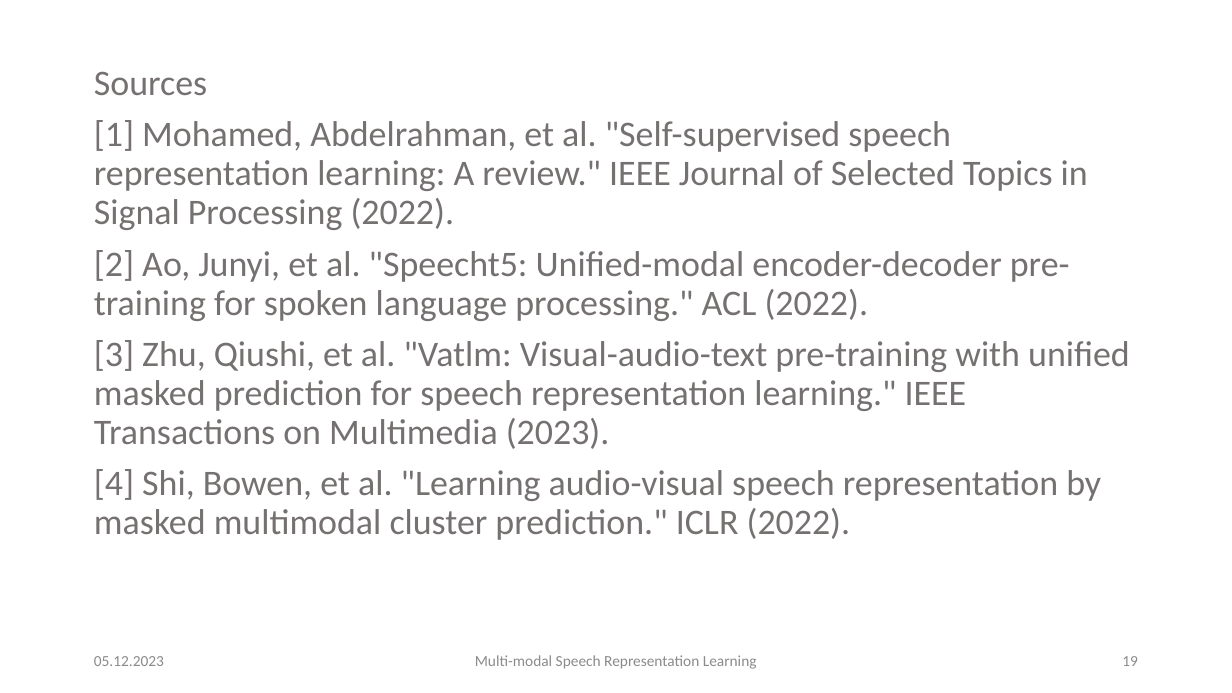
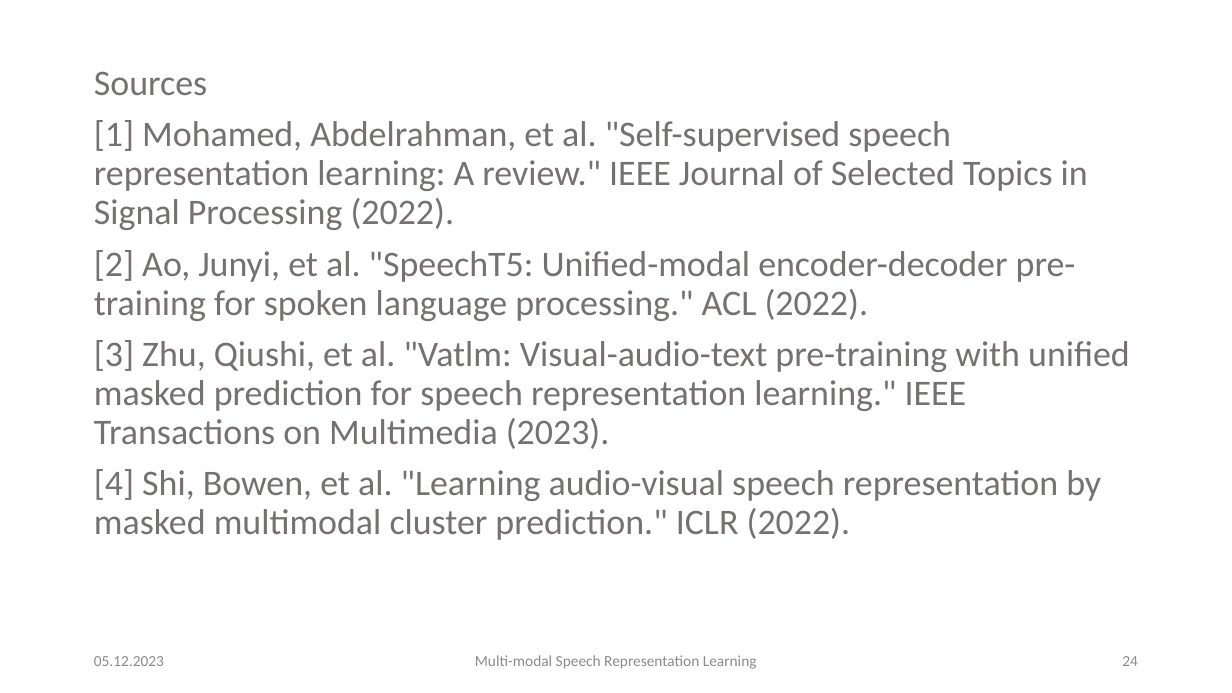
Before and after one commit to carlos-schmidt/nn-seminar, a slide deck: slide 24 of presentation.pptx (slide 19 before the commit). Drawn at 1232x693 pixels with LibreOffice and Linux fonts; fonts in the diff are those of the drawing. Boxes give left, top, right and bottom in pixels: in the first picture for what was removed or moved away, otherwise in the second. Text is boxed around its words. In the diff, an @@ line names an element or a change of style, - is before the commit and + after.

```diff
--- a/presentation.pptx
+++ b/presentation.pptx
@@ text at (94, 250, 1076, 321): text changed @@
-[2] Ao, Junyi, et al. "Speecht5: Unified-modal encoder-decoder pre-training for spoken language processing." ACL (2022).
+[2] Ao, Junyi, et al. "SpeechT5: Unified-modal encoder-decoder pre-training for spoken language processing." ACL (2022).
@@ page number at (1122, 656, 1138, 666): text changed @@
-19
+24
```
Also in this commit, not shown: 19 other slides changed, 5 slides added, 10 other files.
